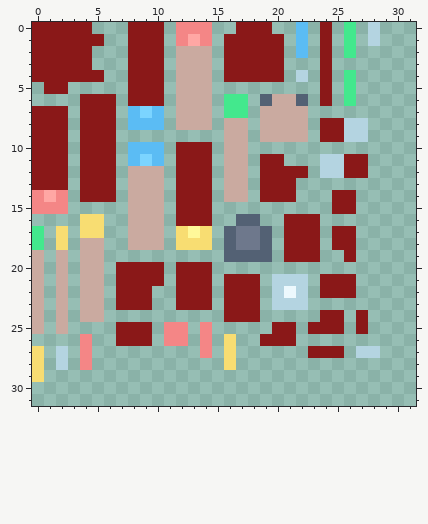
A pixel-art sprite gets an edit: models/gnome/redGnome/redPlayer_1.png. That is the earlier state.
The file is 32x32 pixels.
Once edited:
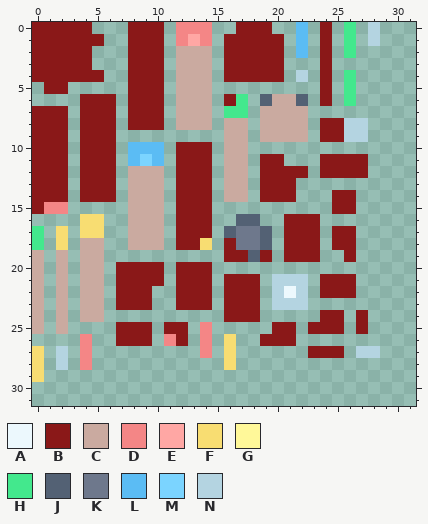
Palette (. is transparent): A #ecf8fd  B #8a1818  C #caaaa0  D #f48686  E #ffa7a4  F #f8dd72  G #fff899  H #43e88d  J #536174  K #6e788c  L #5bbcf4  M #7bd4ff  N #b4d4e1
What changed:
Colour D gives way to colour B in row 14 at x 0 and 2; in row 15 at x 0; in row 25 at x 11 to 12; in row 26 at x 12.
Colour E gives way to colour B in row 14 at x 1.
Colour F gives way to colour B in row 17 at x 12 and 14; in row 18 at x 12 to 13.
Colour G gives way to colour B in row 17 at x 13.
Colour H gives way to colour B in row 6 at x 16.
Colour J gives way to colour B in row 18 at x 16; in row 19 at x 16 to 17 and 19.
Colour L gives way to colour B in row 7 at x 8 and 10; in row 8 at x 8 to 10.
Colour M gives way to colour B in row 7 at x 9.
Colour N gives way to colour B in rows 11 to 12 at x 24 to 25.
Pixel boxes of the changes (left, top, right, bottom) in both pictures:
changed: (224, 94, 236, 106)
changed: (128, 106, 164, 130)
changed: (320, 154, 344, 178)
changed: (32, 190, 68, 214)
changed: (176, 226, 272, 262)
changed: (164, 322, 188, 346)
